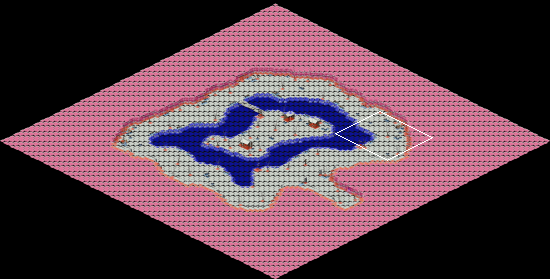
Two states of a Tiled map, tiled/empyrean_campaign/grot_lagoon.tmx. The first picture is a wide view before the edit; the outline marks the close-up.
Close-up. Old version:
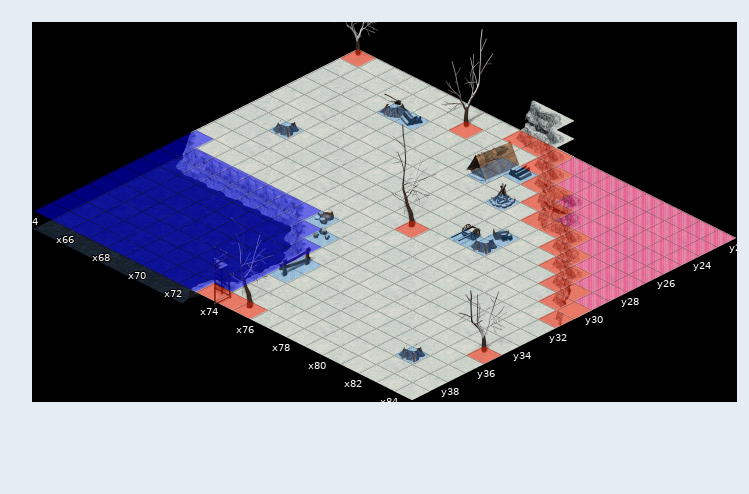
Cells are 192x96 px. Isometric: x runs down to the right, y down to the left. Shown: x 64..84, y 22..39. The commit also changed other parts of the map, which this record leaves out.
New version:
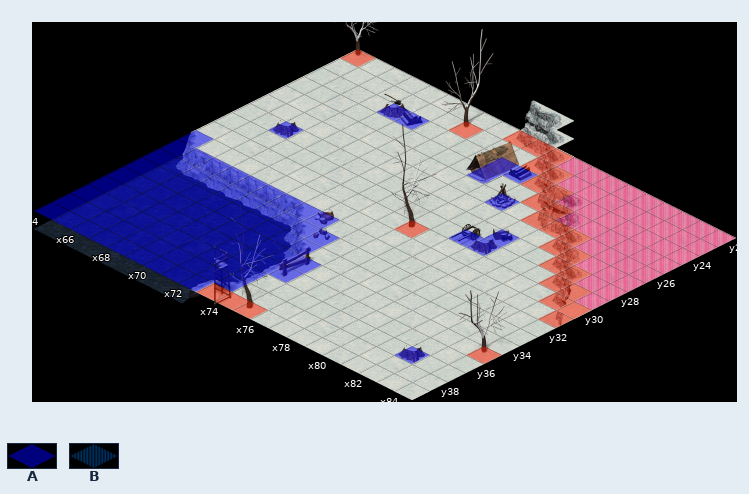
Key: from "collision": A 1, B 3.
_ is an empty cell.
Changes in this commit:
Layer "collision":
y 24: x 68..69 BB -> AA; x 74..75 BB -> AA
y 25: x 74 B -> A
y 26: x 76 B -> A
y 28: x 66 B -> A; x 78 B -> A
y 29: x 77..78 BB -> AA
y 32: x 72 B -> A
y 33: x 73 B -> A
y 35..36: x 74 B -> A
y 37: x 82 B -> A
Changed places in both close-ups, as pixel boxes (x1, y1, x2, y2):
changed: (376, 103, 430, 130)
changed: (268, 121, 304, 139)
changed: (466, 157, 538, 184)
changed: (484, 193, 520, 211)
changed: (304, 211, 340, 247)
changed: (448, 229, 520, 256)
changed: (268, 256, 322, 283)
changed: (394, 346, 430, 364)
